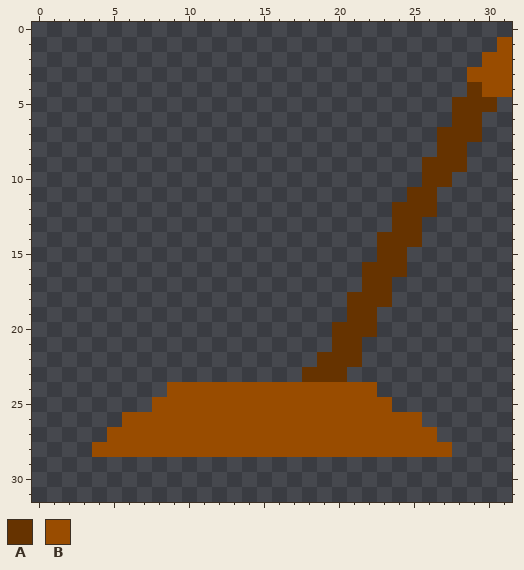
A pixel-art sprite gets an edit: Assets/Sprites/Props/Lever_2.png. That is the earlier state.
The file is 32x32 pixels. The old version is drawn lined up with the new one.
Palette (. is transparent): A #663300  B #994c00
Pixels before, first column x 4:
 1 ...........................B
 2 ..........................BB
 3 .........................BBB
 4 .........................ABB
 5 ........................AAA.
 6 ........................AA..
 7 .......................AAA..
 8 .......................AA...
 9 ......................AAA...
10 ......................AA....
11 .....................AA.....
12 ....................AAA.....
13 ....................AA......
14 ...................AAA......
15 ...................AA.......
16 ..................AAA.......
17 ..................AA........
18 .................AAA........
19 .................AA.........
20 ................AAA.........
21 ................AA..........
22 ...............AAA..........
23 ..............AAA...........
24 .....BBBBBBBBBBBBBB.........
25 ....BBBBBBBBBBBBBBBB........
26 ..BBBBBBBBBBBBBBBBBBBB......
27 .BBBBBBBBBBBBBBBBBBBBBB.....
28 BBBBBBBBBBBBBBBBBBBBBBBB....
After the commit:
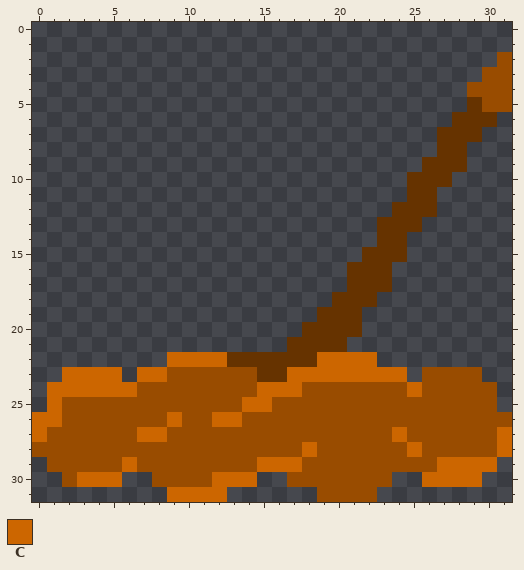
Colours new in this view: C #cc6600
Diff:
whole drawing moved by +0,-3 (the old picture is shown already moved)
Changed rows in their new state; - is an unchanged pixel.
first column x 28:
 1 ---.
 2 --.-
 3 -.--
 4 -B--
 5 .-BB
 6 --A-
first column x 0:
10 -------------------------A------
13 -----------------------A--------
14 -------------------------.------
15 ----------------------A---------
16 ---------------------A--.-------
17 ---------------------A----------
18 --------------------A--.--------
19 -------------------AA-.---------
20 ------------------AA--.---------
21 -----------------AAA-.----------
22 ---------CCCCAAAAAACCCC---------
23 --CCCC-CCBBBBBBAACCCCCCCC-BBBB--
24 -CCCCCCBB------CCC-----BBCBBBBB-
25 -CBBBBBB------CC--------BBBBBBB-
26 CCBBBB---C--CC------------BBBBBB
27 CBBBB--CC---------------C--BBBBC
28 BBBB--------------C------C--BBBC
29 -BBBBBCBBBBBBBBCCCBBBBBBBBBCCCC-
30 --BCCC--BBBBCCC--BBBBBBB--CCCC--
31 ---------CCCC------BBBB---------
